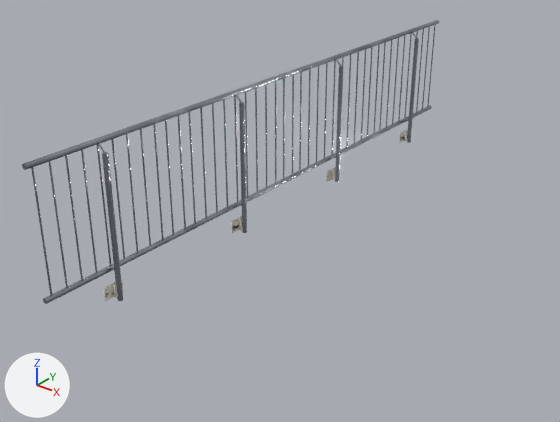
An edit to the glTF model public/katalog/modelle/gelaender-500.gltf, drawn before and after from the same camera.
Camera for both pictures: a 50 mm lens placed at (3.59, -4.63, 2.77), pointed at (0.21, -0.41, 0.15). Every picture has the same lights, and +X, +Y and +Z are marked at lower left. The first picture is the older version. Vertices at exactly the same position are counted once.

The first picture shows 'SK0036_Geländer-500.001'.
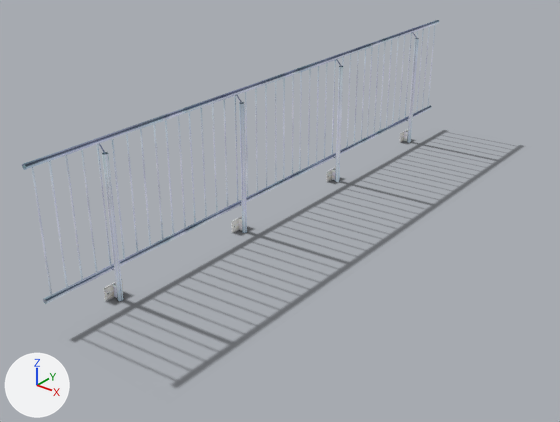
What changed in the scene script:
```text
Add img_gelaender_500_licht:
    img_gelaender_500_licht = load_image('gelaender-500_licht', 'texturen/gelaender-500_licht.jpg', 2048, 2048, 'sRGB')
Add img_gelaender_500_schatten:
    img_gelaender_500_schatten = load_image('gelaender-500_schatten', 'texturen/gelaender-500_schatten.png', 98, 433, 'sRGB')
Add mat_beton_web_023:
    mat_beton_web_023 = bpy.data.materials.new('Beton_web.023')
    # uses the picture img_gelaender_500_licht
Add mat_stahl_web_014:
    mat_stahl_web_014 = bpy.data.materials.new('Stahl_web.014')
    # uses the picture img_gelaender_500_licht
Add mat_schatten_021:
    mat_schatten_021 = bpy.data.materials.new('Schatten.021')
    # uses the picture img_gelaender_500_schatten
Change me_sk0036_geländer_500_001:
    where me_sk0036_geländer_500_001.from_pydata(...)  # 13973 vertices, 11366 faces; spans x -0.05..0.05, y -2.39..2.39, z 0.0..1.12
    used by ob_sk0036_geländer_500_001; location = (0.0, 0.0, 0.0)
    me_sk0036_geländer_500_001 part 1: 8426 kept faces spanning x -0.05..0.05, y -2.39..2.39, z 0.0..1.12 get new texture (UV) coordinates
    me_sk0036_geländer_500_001 part 2: 1434 faces spanning x -0.03..0.05, y -1.96..1.95, z 0.0..0.1 switch from mat_beton_web_054 to mat_beton_web_023
    me_sk0036_geländer_500_001 part 3: 9926 faces spanning x -0.05..0.05, y -2.39..2.39, z 0.0..1.12 switch from mat_stahl_web_042 to mat_stahl_web_014
Add me_schatten:
    me_schatten.from_pydata(...)  # 4 vertices, 2 faces; spans x -0.08..1.05, y -2.43..2.55, z 0.0
    me_schatten.materials.append(mat_schatten_021)
Add ob_schatten:
    ob_schatten = bpy.data.objects.new('Schatten', me_schatten)
    ob_schatten.location = (0.0, 0.0, 0.0)
```

Boxes [x1, y1, x2, y2] around the edits, measured in the pictures (560 x 422 px):
'Schatten', added
    after: [71, 130, 523, 387]
part 1 of me_sk0036_geländer_500_001, surface changed
    both: [22, 20, 439, 304]
part 2 of me_sk0036_geländer_500_001, recoloured
    both: [103, 129, 408, 301]
part 3 of me_sk0036_geländer_500_001, recoloured
    both: [22, 20, 439, 304]
